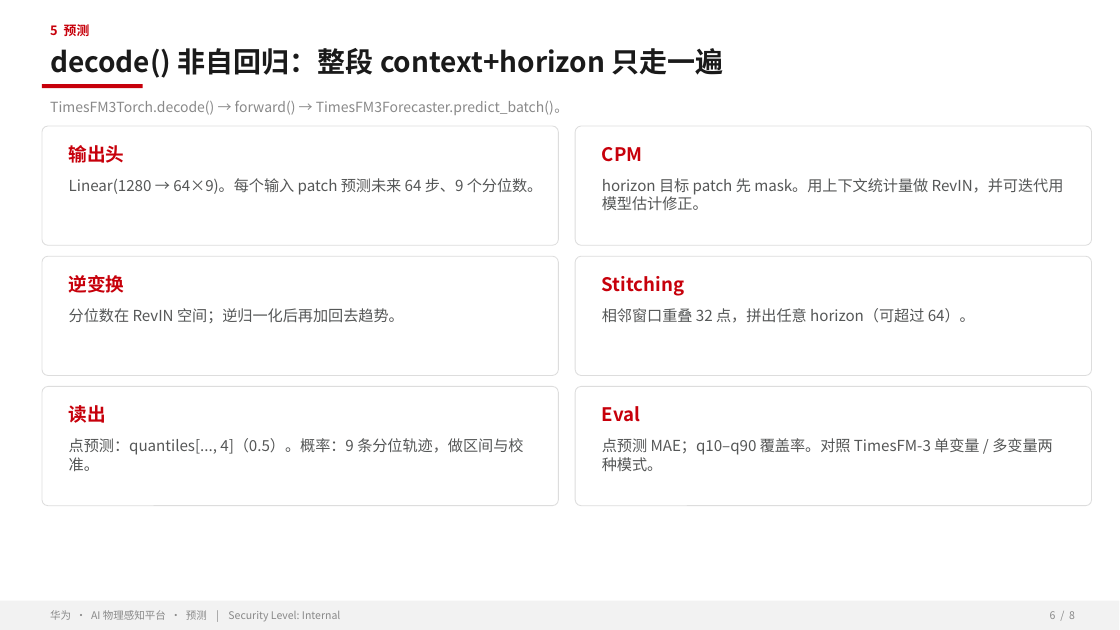
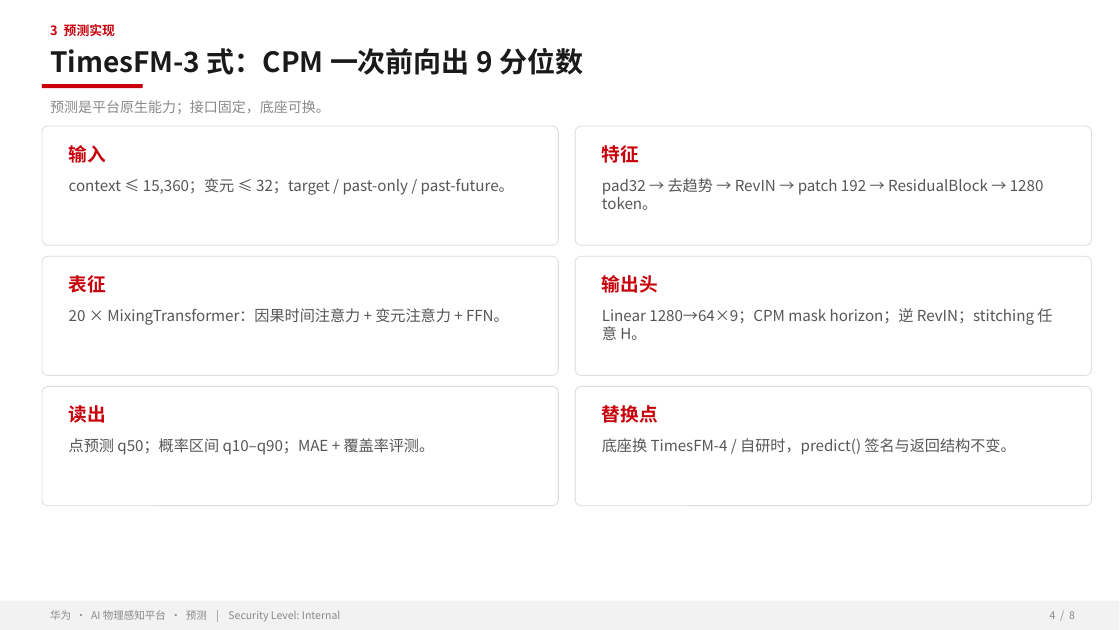
Before and after one commit to zhangrui1123/ai-physical-sensing, a slide deck: slide 4 of AI物理感知平台-华为汇报.pptx (slide 6 before the commit). Drawn at 1120x630 pixels with LibreOffice and Linux fonts; fonts in the diff are those of the drawing; background and template pictures are left out. Boxes give left, top, right and bottom in pixels: in the first picture for what was removed or moved away, otherwise in the second. Text is boxed around its words. In the diff, an @@ line names an element or a change of style, - is before the commit and + after.

```diff
--- a/AI物理感知平台-华为汇报.pptx
+++ b/AI物理感知平台-华为汇报.pptx
@@ text at (50, 24, 115, 36): text changed @@
-5 预测
+3 预测实现
@@ text at (50, 48, 583, 75): text changed @@
-decode() 非自回归：整段 context+horizon 只走一遍
+TimesFM-3 式：CPM 一次前向出 9 分位数
@@ text at (50, 100, 330, 114): text changed @@
-TimesFM3Torch.decode() → forward() → TimesFM3Forecaster.predict_batch()。
+预测是平台原生能力；接口固定，底座可换。
@@ text at (69, 145, 106, 163): text changed @@
-输出头
+输入
@@ text at (602, 145, 639, 163): text changed @@
-CPM
+特征
@@ text at (69, 178, 514, 195): text changed @@
-Linear(1280 → 64×9)。每个输入 patch 预测未来 64 步、9 个分位数。
+context ≤ 15,360；变元 ≤ 32；target / past-only / past-future。
@@ text at (602, 178, 1044, 210): text changed @@
-horizon 目标 patch 先 mask。用上下文统计量做 RevIN，并可迭代用模型估计修正。
+pad32 → 去趋势 → RevIN → patch 192 → ResidualBlock → 1280 token。
@@ text at (69, 275, 106, 293): text changed @@
-逆变换
+表征
@@ text at (602, 275, 658, 293): text changed @@
-Stitching
+输出头
@@ text at (69, 308, 509, 325): text changed @@
-分位数在 RevIN 空间；逆归一化后再加回去趋势。
+20 × MixingTransformer：因果时间注意力 + 变元注意力 + FFN。
@@ text at (602, 308, 1052, 340): text changed @@
-相邻窗口重叠 32 点，拼出任意 horizon（可超过 64）。
+Linear 1280→64×9；CPM mask horizon；逆 RevIN；stitching 任意 H。
@@ text at (602, 405, 658, 423): text changed @@
-Eval
+替换点
@@ text at (69, 438, 435, 455): text changed @@
-点预测：quantiles[..., 4]（0.5）。概率：9 条分位轨迹，做区间与校准。
+点预测 q50；概率区间 q10–q90；MAE + 覆盖率评测。
@@ text at (602, 438, 1015, 455): text changed @@
-点预测 MAE；q10–q90 覆盖率。对照 TimesFM-3 单变量 / 多变量两种模式。
+底座换 TimesFM-4 / 自研时，predict() 签名与返回结构不变。
@@ text at (1050, 611, 1075, 619): text changed @@
-6 / 8
+4 / 8
```
Also in this commit, not shown: 4 other slides changed, 3 slides added, 3 slides removed, 2 other files.
